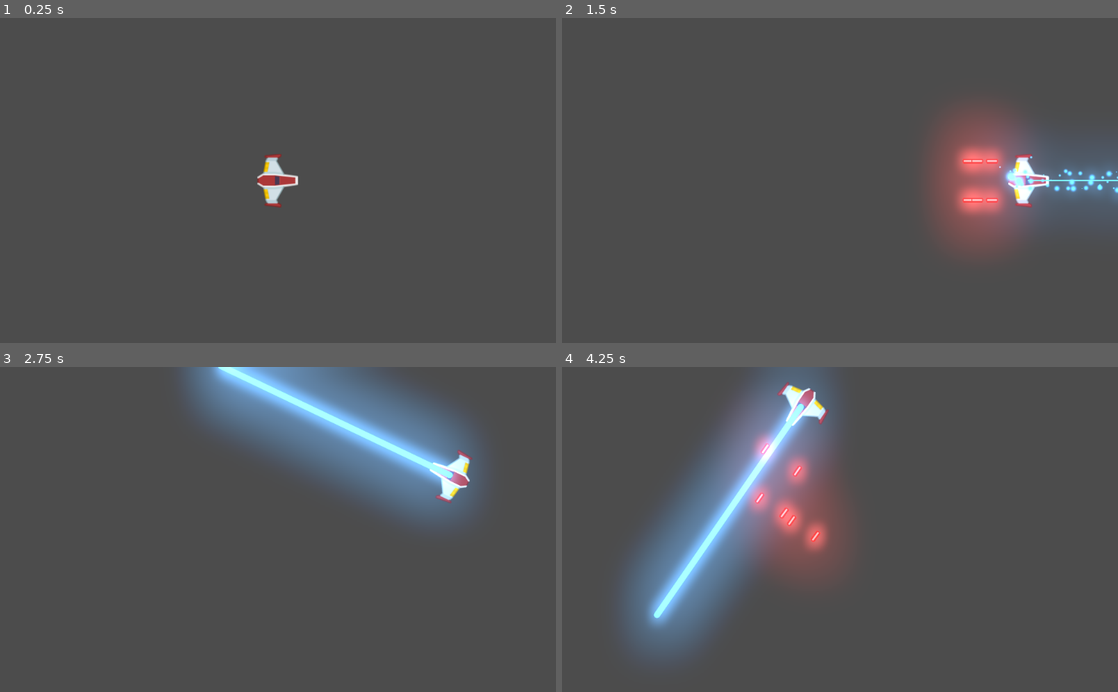
Above: before the commit, frames 1-4 (two rows, left to right).
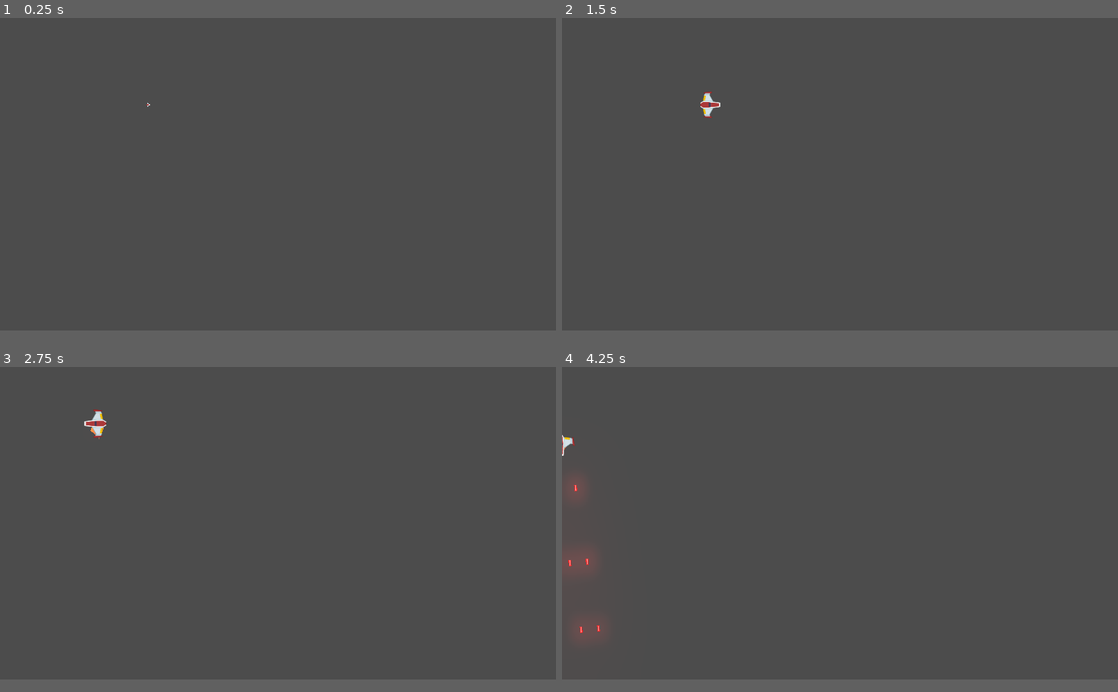
Above: after the commit, the same moments.

Repository: rockandrol/Proyecto-B
Game: Godot game, scene res://Juego/Niveles/NivelBase.tscn
Two runs of this game, one before a commit and one after it. Both use one fixed random seed, a clock stepped at 60 frames per second and the inputs below.
Inputs (mouse positions are in pixels of both pictures, inside the frame that each line leads up to):
- Up to frame 1 (0.25 s): no input
- Up to frame 2 (1.5 s): tap Enter at 0.5 s; move the mouse to (962, 164) at 0.52 s; hold W (mover_adelante) 0.53-1.28 s; hold Space (disparo_principal) 0.53-1.28 s; move the mouse to (728, 196) at 1.27 s; hold S (mover_atras) from 1.28 s (still down); right-click (728, 196) at 1.35 s
- Up to frame 3 (2.75 s): move the mouse to (333, 458) at 2.02 s; release S (mover_atras) at 2.03 s; hold W (mover_adelante) from 2.03 s (still down); hold A (giro_antihorario) from 2.03 s (still down)
- Up to frame 4 (4.25 s): move the mouse to (812, 594) at 2.77 s; release A (giro_antihorario) at 2.78 s; tap D (giro_horario) at 2.85 s; move the mouse to (1006, 578) at 3.52 s; release W (mover_adelante) at 3.53 s; hold S (mover_atras) from 3.53 s (still down); hold Space (disparo_principal) from 3.53 s (still down)
In our replay, the window is 800x468 before the commit and 800x450 after it. These sizes can differ from the game's own. Grey fills any space a smaller window leaves; there, only what the larger window draws over its background counts as a difference.

The runs differ from the first frame. In frame 1, 0.6% of the frame differs, in the area x 26-54%, y 26-59%; in frame 2, 9.9%; in frame 3, 17%; in frame 4, 21%, in the area x 0-51%, y 0-90%.

Commit message:
clase 5 y clase 6
clase 5
agregado:
   - sfx
   - escena heredada proyectil enemigo
   -  vfx estela motor

clase 6
agregado:
   - spawn
   - scrip y mas scrip

Diff:
--- /dev/null
+++ b/Juego/Motor/motor_sfx.gd
@@ -0,0 +1,33 @@
+class_name Motor
+extends AudioStreamPlayer2D
+
+export var tiempo_transicion:float = 0.6
+export var volumen_apagado:float = -30.0
+
+onready var tween_sonido:Tween = $Tween
+
+var volumen_original:float
+
+func _ready() -> void:
+	volumen_original = volume_db
+	volume_db = volumen_apagado
+
+func sonido_on() -> void:
+	if not playing:
+		play()
+	efecto_transicion(volume_db, volumen_original)
+
+func sonido_off() -> void:
+	efecto_transicion(volume_db, volumen_apagado)
+
+func efecto_transicion(desde_vol: float, hasta_vol:float) -> void:
+	tween_sonido.interpolate_property(
+		self,
+		"volume_db",
+		desde_vol,
+		hasta_vol,
+		tiempo_transicion,
+		Tween.TRANS_LINEAR,
+		Tween.EASE_OUT_IN
+		)
+	tween_sonido.start()
--- a/Juego/Naves/Players/Player.gd
+++ b/Juego/Naves/Players/Player.gd
@@ -1,26 +1,62 @@
 class_name Player
 extends RigidBody2D
 
+## Enums
+enum ESTADO{SPAWN, VIVO, INVENCIBLE, MUERTO}
 
 ## Atributos Export
 export var potencia_motor:int = 20
 export var potencia_rotacion:int = 280
+export var estela_maxima:int = 150
 
 ## Atributos
+var estado_actual:int = ESTADO.SPAWN
+var estado_vivo:int = ESTADO.VIVO
+var estado_muerto:int = ESTADO.MUERTO
+var estado_cheat:int = ESTADO.INVENCIBLE
 var empuje:Vector2 = Vector2.ZERO
 var dir_rotacion:int = 0
 
 ## Atributos Onready
+onready var colisionador:CollisionShape2D = $CollisionShape2D
 onready var canion:Canion = $Canion
 onready var laser:RayoLaser = $LaserBeam2D
+onready var estela:Estelar = $Estela/Trail2D
+onready var audio_motor:AudioStreamPlayer2D = $motor_sfx
 
 
 ## Metodos
+func _ready() -> void:
+	controlador_estados(estado_actual)
+
+
+
 func _unhandled_input(event: InputEvent) -> void:
+	if not esta_input_activo():
+		return
+
+	#Disparo Laser
 	if event.is_action_pressed("disparo_secundario"):
 		laser.set_is_casting(true)
 	if event.is_action_released("disparo_secundario"):
 		laser.set_is_casting(false)
+
+	#Estela y audio motor
+	if event.is_action_pressed("mover_adelante"):
+		estela.set_max_points(estela_maxima)
+		estela.set_emitting(true)
+		audio_motor.sonido_on()
+
+	elif event.is_action_pressed("mover_atras"):
+		estela.set_max_points(0)
+		audio_motor.sonido_on()
+
+	if event.is_action_released("mover_adelante")	or event.is_action_released("mover_atras"):
+			audio_motor.sonido_off()
+
+
+
+
 
 
 func _integrate_forces(state: Physics2DDirectBodyState) -> void:
@@ -31,11 +67,40 @@
 func _process(delta: float) -> void:
 	player_input()
 
+##Metodos Custom
+func controlador_estados(nuevo_estado:int) -> void:
+	match nuevo_estado:
+		ESTADO.SPAWN:
+			colisionador.set_deferred("disable", true)
+			canion.set_puede_disparar(false)
+			print("aca estoy perro")
+		ESTADO.VIVO:
+			colisionador.set_deferred("disable", false)
+			canion.set_puede_disparar(true)
+			print("muevo la cola")
+		ESTADO.INVENCIBLE:
+			colisionador.set_deferred("disable", true)
+		ESTADO.MUERTO:
+			colisionador.set_deferred("disable", true)
+			canion.set_puede_disparar(true)
+			queue_free()
+		_:
+			print("error de estado")
+	estado_actual = nuevo_estado
+
+func esta_input_activo() -> bool:
+	if estado_actual  in [ESTADO.MUERTO, ESTADO.VIVO]:
+		return true
+	return false
 
 func player_input() -> void:
+	if not esta_input_activo():
+		return
+
 	empuje = Vector2.ZERO
 	if Input.is_action_pressed("mover_adelante"):
 		empuje = Vector2(potencia_motor,0)
+
 	elif Input.is_action_pressed("mover_atras"):
 		empuje = Vector2(-potencia_motor,0)
 
@@ -50,3 +115,8 @@
 
 	if Input.is_action_just_released("disparo_principal"):
 		canion.set_esta_disparando(false)
+
+##Señales internas
+func _on_AnimationPlayer_animation_finished(anim_name: String) -> void:
+	if anim_name == "spawn" :
+		controlador_estados(ESTADO.VIVO)
--- a/Juego/Naves/Players/Player.tscn
+++ b/Juego/Naves/Players/Player.tscn
@@ -1,22 +1,59 @@
-[gd_scene load_steps=7 format=2]
+[gd_scene load_steps=12 format=2]
 
 [ext_resource path="res://Juego/Naves/Players/player_red.png" type="Texture" id=1]
 [ext_resource path="res://Juego/Naves/Players/MaterialFisico.tres" type="PhysicsMaterial" id=2]
 [ext_resource path="res://Juego/Naves/Players/Player.gd" type="Script" id=3]
 [ext_resource path="res://Juego/Proyectiles/Canion.tscn" type="PackedScene" id=4]
 [ext_resource path="res://Juego/Proyectiles/LaserBeam/LaserBeam2D.tscn" type="PackedScene" id=5]
+[ext_resource path="res://Juego/Naves/Players/estela/Trail2D.tscn" type="PackedScene" id=6]
+[ext_resource path="res://TemporalAssets/sci-fi-sounds/Audio/thrusterFire_000.ogg" type="AudioStream" id=7]
+[ext_resource path="res://Juego/Motor/motor_sfx.gd" type="Script" id=8]
 
 [sub_resource type="CircleShape2D" id=1]
 radius = 37.3673
 
+[sub_resource type="Animation" id=2]
+resource_name = "default"
+tracks/0/type = "value"
+tracks/0/path = NodePath(".:scale")
+tracks/0/interp = 1
+tracks/0/loop_wrap = true
+tracks/0/imported = false
+tracks/0/enabled = true
+tracks/0/keys = {
+"times": PoolRealArray( 0, 1 ),
+"transitions": PoolRealArray( 1, 1 ),
+"update": 0,
+"values": [ Vector2( 1, 1 ), Vector2( 1, 1 ) ]
+}
+
+[sub_resource type="Animation" id=3]
+resource_name = "spawn"
+length = 1.6
+tracks/0/type = "value"
+tracks/0/path = NodePath(".:scale")
+tracks/0/interp = 1
+tracks/0/loop_wrap = true
+tracks/0/imported = false
+tracks/0/enabled = true
+tracks/0/keys = {
+"times": PoolRealArray( 0, 1.6 ),
+"transitions": PoolRealArray( 1, 1 ),
+"update": 0,
+"values": [ Vector2( 1e-05, 1e-05 ), Vector2( 1, 1 ) ]
+}
+
 [node name="Player" type="RigidBody2D"]
+z_index = 50
+z_as_relative = false
+collision_mask = 22
 physics_material_override = ExtResource( 2 )
 gravity_scale = 0.0
 can_sleep = false
 linear_damp = 1.0
 angular_damp = 4.0
 script = ExtResource( 3 )
-potencia_rotacion = 300
+potencia_rotacion = 350
 
 [node name="Sprite" type="Sprite" parent="."]
 rotation = 1.5708
@@ -28,13 +65,41 @@
 [node name="Canion" parent="." instance=ExtResource( 4 )]
 
 [node name="PuntoIzquierdo" parent="Canion" index="0"]
-position = Vector2( 0, -36 )
+position = Vector2( 0, -30 )
 
 [node name="PuntoDerecho" parent="Canion" index="1"]
-position = Vector2( 0, 36 )
+position = Vector2( 0, 30 )
 
 [node name="LaserBeam2D" parent="." instance=ExtResource( 5 )]
 
+[node name="Estela" type="Node2D" parent="."]
+position = Vector2( 33.234, -68.9314 )
+
+[node name="Trail2D" parent="Estela" instance=ExtResource( 6 )]
+modulate = Color( 1, 0.68, 0, 0.37 )
+self_modulate = Color( 33.29, 12.56, 4.11, 0.38 )
+show_behind_parent = true
+points = PoolVector2Array( 0, 0, 50, 0 )
+width = 50.0
+lifetime = 0.25
+max_points = 150
+target_path = NodePath("../..")
+
+[node name="motor_sfx" type="AudioStreamPlayer2D" parent="."]
+stream = ExtResource( 7 )
+pitch_scale = 2.5
+bus = "SFX"
+script = ExtResource( 8 )
+
+[node name="Tween" type="Tween" parent="motor_sfx"]
+
+[node name="AnimationPlayer" type="AnimationPlayer" parent="."]
+root_node = NodePath("../Sprite")
+autoplay = "spawn"
+anims/default = SubResource( 2 )
+anims/spawn = SubResource( 3 )
+
 [connection signal="timeout" from="Canion/TimerEnfriamiento" to="Canion" method="_on_TimerEnfriamiento_timeout"]
+[connection signal="animation_finished" from="AnimationPlayer" to="." method="_on_AnimationPlayer_animation_finished"]
 
 [editable path="Canion"]
--- /dev/null
+++ b/Juego/Naves/Players/estela/Trail2D.gd
@@ -0,0 +1,112 @@
+# Draws a 2D trail using Godot's `Line2D`.
+#
+# Instantiate `Trail2D` as a child of a moving node to use it. To control the color, width curve,
+# texture, or trail width, use parameters from the `Line2D` class.
+
+tool
+
+class_name Estelar
+extends Line2D
+
+export var is_emitting := false setget set_emitting
+# Distance in pixels between vertices. A higher resolution leads to more details.
+export var resolution := 5.0
+# Life of each point in seconds before it is deleted.
+export var lifetime := 0.5
+# Maximum number of points allowed on the curve.
+export var max_points := 100
+# Optional path to the target node to follow. If not set, the instance follows its parent.
+export var target_path: NodePath
+
+var _points_creation_time := []
+var _last_point := Vector2.ZERO
+var _clock := 0.0
+var _offset := 0.0
+
+onready var target: Node2D = get_node_or_null(target_path)
+
+
+func _ready() -> void:
+	if not target:
+		target = get_parent() as Node2D
+
+	if Engine.editor_hint:
+		set_process(false)
+		return
+
+	_offset = position.length()
+	set_as_toplevel(true)
+	clear_points()
+	position = Vector2.ZERO
+	_last_point = to_local(target.global_position) + calculate_offset()
+
+
+func _get_configuration_warning() -> String:
+	var warning := "Missing Target node: assign a Node that extends Node2D in the Target Path or make the Trail a child of a parent that extends Node2D"
+	if target:
+		warning = ""
+	return warning
+
+
+func _process(delta: float) -> void:
+	_clock += delta
+	remove_older()
+
+	if not is_emitting:
+		return
+
+	# Adding new points if necessary.
+	var desired_point := to_local(target.global_position)
+	var distance: float = _last_point.distance_to(desired_point)
+	if distance > resolution:
+		add_timed_point(desired_point, _clock)
+
+
+# Creates a new point and stores its creation time.
+func add_timed_point(point: Vector2, time: float) -> void:
+	add_point(point + calculate_offset())
+	_points_creation_time.append(time)
+	_last_point = point
+	if get_point_count() > max_points:
+		remove_first_point()
+
+
+# Calculates the offset of the trail from its target.
+func calculate_offset() -> Vector2:
+	return - 1.0 * polar2cartesian(1.0, target.rotation).rotated(- PI / 2) * _offset
+
+
+# Removes the first point in the line and the corresponding time.
+func remove_first_point() -> void:
+	if get_point_count() > 1:
+		remove_point(0)
+	_points_creation_time.pop_front()
+
+
+# Remove points older than `lifetime`.
+func remove_older() -> void:
+	for creation_time in _points_creation_time:
+		var delta = _clock - creation_time
+		if delta > lifetime:
+			remove_first_point()
+		# Points in `_points_creation_time` are ordered from oldest to newest so as soon as a point
+		# isn't older than `lifetime`, we know all remaining points should stay as well.
+		else:
+			break
+
+func set_max_points(valor: int) -> void:
+	max_points = valor
+
+
+func set_emitting(emitting: bool) -> void:
+	is_emitting = emitting
+	if Engine.editor_hint:
+		return
+
+	if not is_inside_tree():
+		yield(self, "ready")
+
+	if is_emitting:
+		clear_points()
+		_points_creation_time.clear()
+		_last_point = to_local(target.global_position) + calculate_offset()
--- /dev/null
+++ b/Juego/Naves/Players/estela/Trail2D.tscn
@@ -0,0 +1,17 @@
+[gd_scene load_steps=4 format=2]
+
+[ext_resource path="res://Juego/Naves/Players/estela/Trail2D.gd" type="Script" id=1]
+
+[sub_resource type="Curve" id=1]
+_data = [ Vector2( 0.378159, 0.0230061 ), 0.0, 0.0, 0, 0, Vector2( 0.540614, 0.538344 ), 0.0, 2.07703, 0, 1, Vector2( 0.73556, 0.943251 ), 1.0022, 1.0022, 0, 0, Vector2( 0.966607, 0.464724 ), -1.99238, 0.0, 0, 0 ]
+
+[sub_resource type="Gradient" id=2]
+colors = PoolColorArray( 0.294118, 0.356863, 0.670588, 0, 0.294118, 0.356863, 0.670588, 1 )
+
+[node name="Trail2D" type="Line2D"]
+points = PoolVector2Array( 0, 0, 32, 0 )
+width_curve = SubResource( 1 )
+default_color = Color( 1, 1, 1, 1 )
+gradient = SubResource( 2 )
+joint_mode = 2
+script = ExtResource( 1 )
--- a/Juego/Proyectiles/Canion.gd
+++ b/Juego/Proyectiles/Canion.gd
@@ -1,5 +1,9 @@
 class_name Canion
 extends Node2D
+
+
+
+
 
 ## Atributos export
 export var proyectil:PackedScene = null
@@ -12,6 +16,8 @@
 onready var disparo_sfx:AudioStreamPlayer2D = $DisparoSFX
 onready var esta_enfriado:bool = true
 onready var esta_disparando:bool = false setget set_esta_disparando
+onready var puede_disparar:bool = false setget set_puede_disparar
+
 
 ## Atributos
 var puntos_disparo:Array = []
@@ -19,6 +25,9 @@
 ## Setters y Getters
 func set_esta_disparando(disparando:bool) -> void:
 	esta_disparando = disparando
+
+func set_puede_disparar(duenio_puede: bool) -> void:
+	puede_disparar = duenio_puede
 
 ## Metodos
 func _ready() -> void:
--- a/Juego/Proyectiles/Canion.tscn
+++ b/Juego/Proyectiles/Canion.tscn
@@ -7,8 +7,8 @@
 [node name="Canion" type="Node2D"]
 script = ExtResource( 1 )
 proyectil = ExtResource( 2 )
-cadencia_disparo = 0.25
-velocidad_proyectil = 300
+cadencia_disparo = 0.15
+velocidad_proyectil = 1500
 
 [node name="PuntoIzquierdo" type="Position2D" parent="."]
 
--- a/Juego/Proyectiles/LaserBeam/LaserBeam2D.tscn
+++ b/Juego/Proyectiles/LaserBeam/LaserBeam2D.tscn
@@ -2,7 +2,7 @@
 
 [ext_resource path="res://Juego/Proyectiles/LaserBeam/LaserBeam2D.gd" type="Script" id=1]
 [ext_resource path="res://Juego/Proyectiles/LaserBeam/glowing_circle.png" type="Texture" id=2]
-[ext_resource path="res://TemporalAssets/sci-fi-sounds/Audio/laserSmall_001.ogg" type="AudioStream" id=3]
+[ext_resource path="res://Juego/SFX/estelamotor_000.ogg" type="AudioStream" id=3]
 
 [sub_resource type="Gradient" id=1]
 offsets = PoolRealArray( 0.582915, 1 )
@@ -61,6 +61,8 @@
 color_ramp = SubResource( 2 )
 
 [node name="LaserBeam2D" type="RayCast2D"]
+z_index = 41
+z_as_relative = false
 enabled = true
 cast_to = Vector2( 0, 0 )
 script = ExtResource( 1 )
@@ -112,4 +114,9 @@
 [node name="Tween" type="Tween" parent="."]
 
 [node name="DisparoLaser" type="AudioStreamPlayer2D" parent="."]
+z_index = 41
+z_as_relative = false
 stream = ExtResource( 3 )
+volume_db = 14.638
+pitch_scale = 2.01
+bus = "SFX"
--- /dev/null
+++ b/Juego/Proyectiles/ProyectilEnemigo.tscn
@@ -0,0 +1,19 @@
+[gd_scene load_steps=2 format=2]
+
+[ext_resource path="res://Juego/Proyectiles/ProyectilRed.tscn" type="PackedScene" id=1]
+
+[node name="ProyectilEnemigo" instance=ExtResource( 1 )]
+z_index = 39
+collision_layer = 16
+collision_mask = 5
+
+[node name="Sprite" parent="." index="0"]
+modulate = Color( 0.97, 3.17, 0.65, 1 )
+
+[node name="CollisionShape2D" parent="." index="1"]
+visible = true
+rotation = 1.5708
+
+[node name="VisibilityNotifier2D" parent="." index="2"]
+visible = true
+rotation = 1.5708
--- /dev/null
+++ b/Juego/Proyectiles/ProyectilPlayer.tscn
@@ -0,0 +1,13 @@
+[gd_scene load_steps=2 format=2]
+
+[ext_resource path="res://Juego/Proyectiles/ProyectilRed.tscn" type="PackedScene" id=1]
+
+[node name="ProyectilPlayer" instance=ExtResource( 1 )]
+
+[node name="CollisionShape2D" parent="." index="1"]
+visible = true
+rotation = 1.5708
+
+[node name="VisibilityNotifier2D" parent="." index="2"]
+visible = true
+rotation = 1.5708
--- a/Juego/Proyectiles/ProyectilRed.tscn
+++ b/Juego/Proyectiles/ProyectilRed.tscn
@@ -9,6 +9,10 @@
 [node name="ProyectilRed" type="Area2D"]
 rotation = 1.5708
 scale = Vector2( 0.6, 1 )
+z_index = 40
+z_as_relative = false
+collision_layer = 8
+collision_mask = 0
 script = ExtResource( 2 )
 __meta__ = {
 "_edit_horizontal_guides_": [ 598.821, 571.649 ]
@@ -20,12 +24,12 @@
 texture = ExtResource( 1 )
 
 [node name="CollisionShape2D" type="CollisionShape2D" parent="."]
-visible = false
+rotation = 1.5708
 shape = SubResource( 1 )
 
 [node name="VisibilityNotifier2D" type="VisibilityNotifier2D" parent="."]
-visible = false
 position = Vector2( -0.111361, -0.334088 )
+rotation = 1.5708
 scale = Vector2( 0.342962, 1.81294 )
 
 [connection signal="screen_exited" from="VisibilityNotifier2D" to="." method="_on_VisibilityNotifier2D_screen_exited"]
--- a/default_bus_layout.tres
+++ b/default_bus_layout.tres
@@ -5,5 +5,5 @@
 bus/1/solo = false
 bus/1/mute = false
 bus/1/bypass_fx = false
-bus/1/volume_db = 0.0
+bus/1/volume_db = -10.8289
 bus/1/send = "Master"
--- a/project.godot
+++ b/project.godot
@@ -13,6 +13,16 @@
 "class": "Canion",
 "language": "GDScript",
 "path": "res://Juego/Proyectiles/Canion.gd"
+}, {
+"base": "Line2D",
+"class": "Estelar",
+"language": "GDScript",
+"path": "res://Juego/Naves/Players/estela/Trail2D.gd"
+}, {
+"base": "AudioStreamPlayer2D",
+"class": "Motor",
+"language": "GDScript",
+"path": "res://Juego/Motor/motor_sfx.gd"
 }, {
 "base": "Node2D",
 "class": "Nivel",
@@ -36,6 +46,8 @@
 } ]
 _global_script_class_icons={
 "Canion": "",
+"Estelar": "",
+"Motor": "",
 "Nivel": "",
 "Player": "",
 "ProyectilRed": "",
@@ -44,13 +56,24 @@
 
 [application]
 
-config/name="Proyecto B"
+config/name="Meteoritos"
 run/main_scene="res://Juego/Niveles/NivelBase.tscn"
-config/icon="res://icon.png"
+config/icon="res://ico.png"
 
 [autoload]
 
 Eventos="*res://Autoload/Eventos.gd"
+
+[display]
+
+window/size/width=1920
+window/size/height=1080
+window/size/resizable=false
+window/size/always_on_top=true
+window/size/test_width=1280
+window/size/test_height=720
+window/stretch/mode="2d"
+window/stretch/aspect="keep"
 
 [importer_defaults]
 
@@ -97,6 +120,14 @@
  ]
 }
 
+[layer_names]
+
+2d_physics/layer_1="player"
+2d_physics/layer_2="enemigo"
+2d_physics/layer_3="meterorito"
+2d_physics/layer_4="proyectil_player"
+2d_physics/layer_5="proyectil_enemigo"
+
 [physics]
 
 common/enable_pause_aware_picking=true
Not shown, added: Juego/SFX/estelamotor_000.ogg.import
Binary file added: ico.png
Not shown, added: ico.png.import
Not shown, added: Juego/SFX/estelamotor_000.ogg
